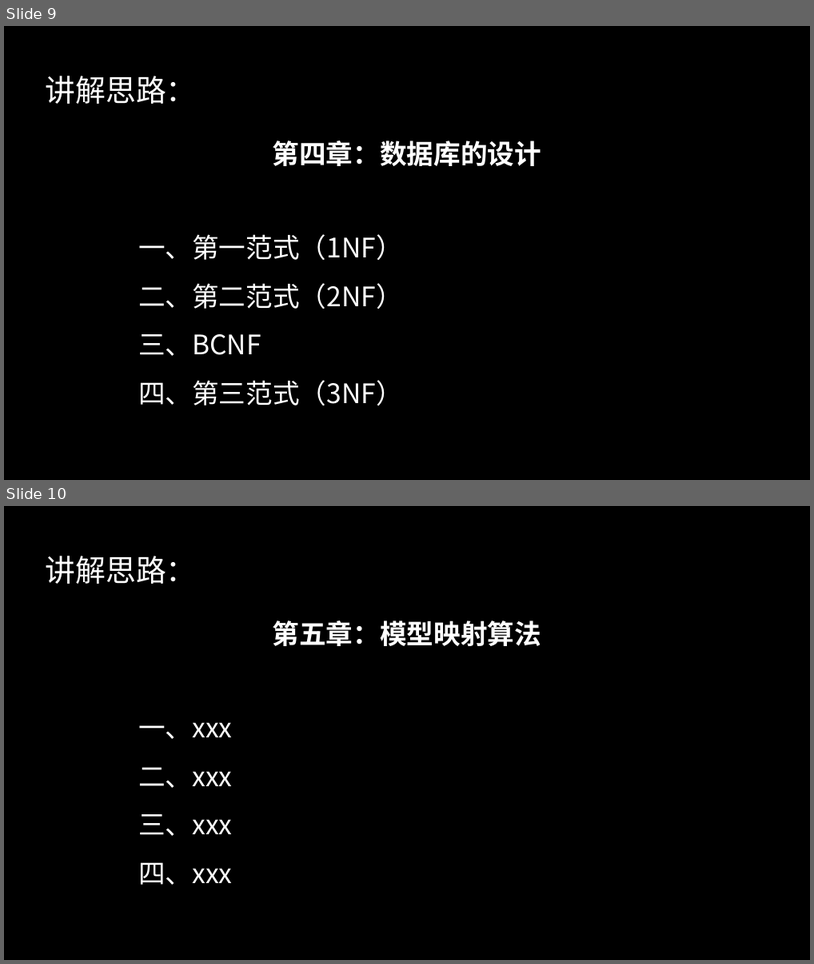
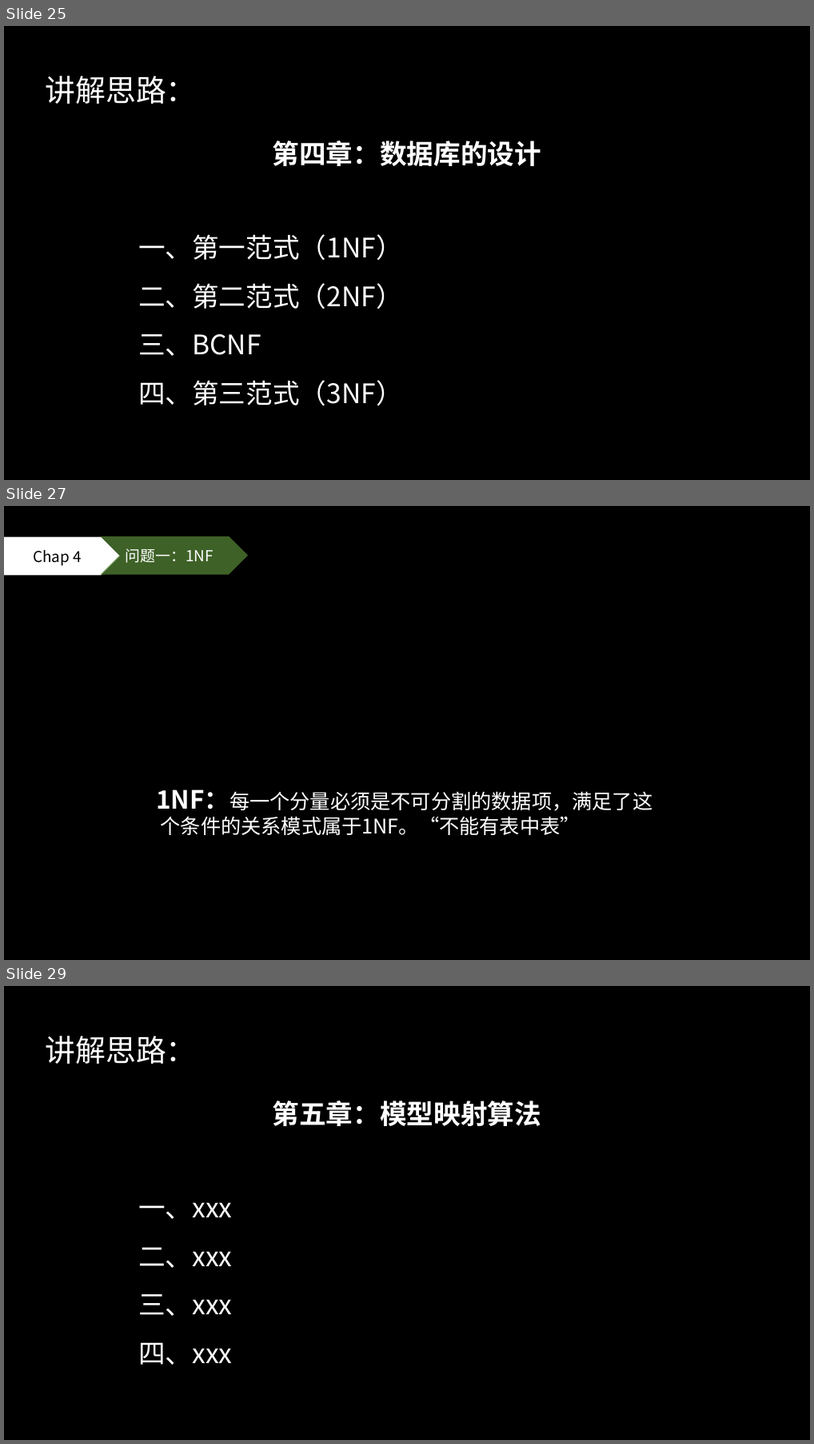
Before and after one commit to 50mengzhu/Database, a slide deck: ReationalDB.pptx. Shown one above the other, each under a label of ours: slides 9 and 10 before the commit, slides 25, 27 and 29 after it; the slides between them are not shown. The pictures are 814x964 and 814x1444 pixels, drawn with LibreOffice and Linux fonts; fonts in the diff are those of the drawing. Boxes give left, top, right and bottom in pixels: in the first picture for what was removed or moved away, otherwise in the second. Text is boxed around its words. In the diff, an @@ line names an element or a change of style, - is before the commit and + after.

```diff
--- a/ReationalDB.pptx
+++ b/ReationalDB.pptx
@@ slide 27 added at (x1=4, y1=506, x2=810, y2=960), background #000000 @@
@@ pentagon arrow added at (x1=4, y1=537, x2=120, y2=575), fill #FFFFFF, 18 pt, text #000000 @@
+Chap 4
@@ chevron added at (x1=100, y1=536, x2=248, y2=574), fill #548235 at 75% opacity, 18 pt, text #FFFFFF @@
+问题一：1NF
@@ text added at (x1=156, y1=789, x2=653, y2=835), 24 pt, text #FFFFFF @@
+1NF：每一个分量必须是不可分割的数据项，满足了这 个条件的关系模式属于1NF。“不能有表中表”
@@ what was slide 9 is now slide 25 @@
@@ what was slide 10 is now slide 29 @@
```
Also in this commit, not shown: 4 slides changed, 19 other slides added, 3 slides removed, 1 other file.
